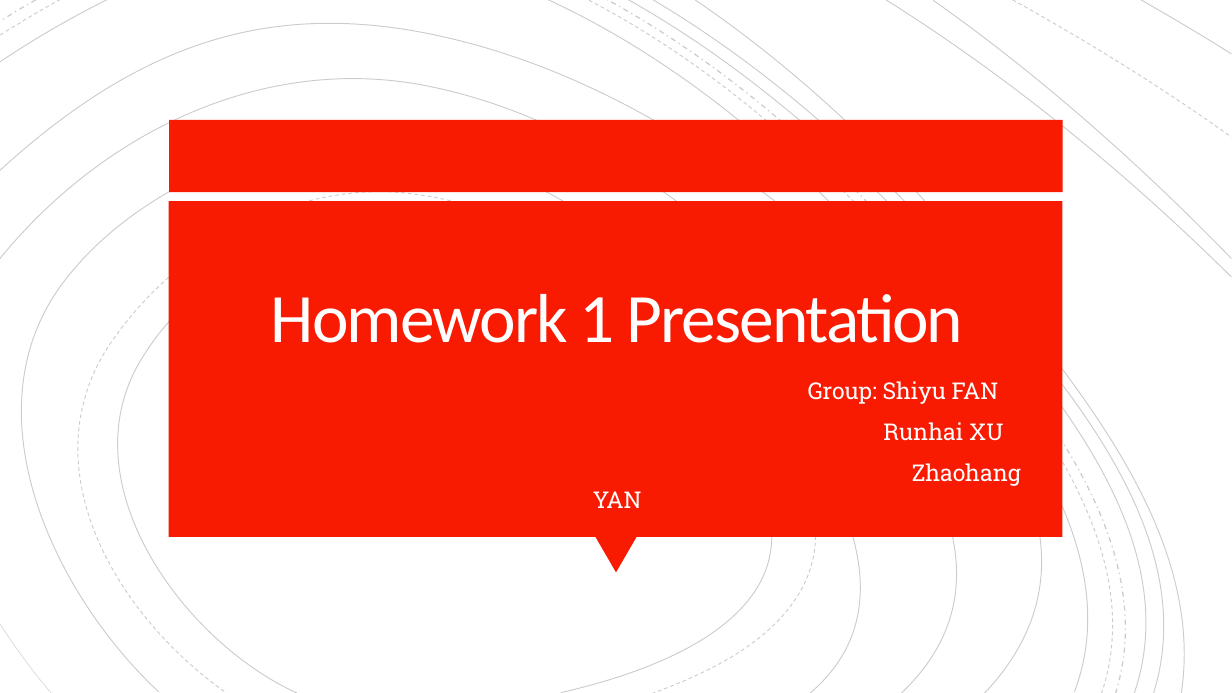
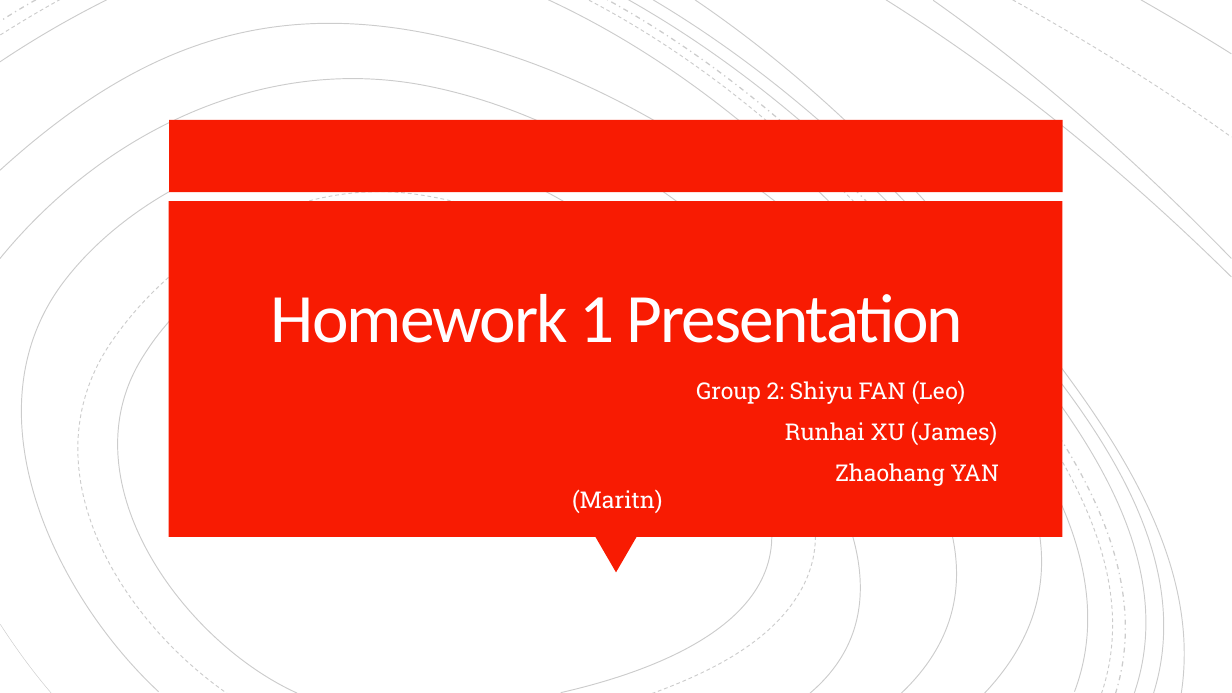
Before and after one commit to ymart1n/ML-Research-Repo, a slide deck: slide 1 of Homework 1/hw1-pre.pptx. Drawn at 1232x693 pixels with LibreOffice and Linux fonts; fonts in the diff are those of the drawing. Boxes give left, top, right and bottom in pixels: in the first picture for what was removed or moved away, otherwise in the second. Text is boxed around its words. In the diff, an @@ line names an element or a change of style, - is before the commit and + after.

```diff
--- a/Homework 1/hw1-pre.pptx
+++ b/Homework 1/hw1-pre.pptx
@@ subtitle at (696, 380, 999, 486): text changed @@
-Group: Shiyu FAN
-Runhai XU
-Zhaohang YAN
+Group 2: Shiyu FAN (Leo)
+Runhai XU (James)
+Zhaohang YAN (Maritn)
```
Also in this commit, not shown: 7 other slides changed, 1 other file.
